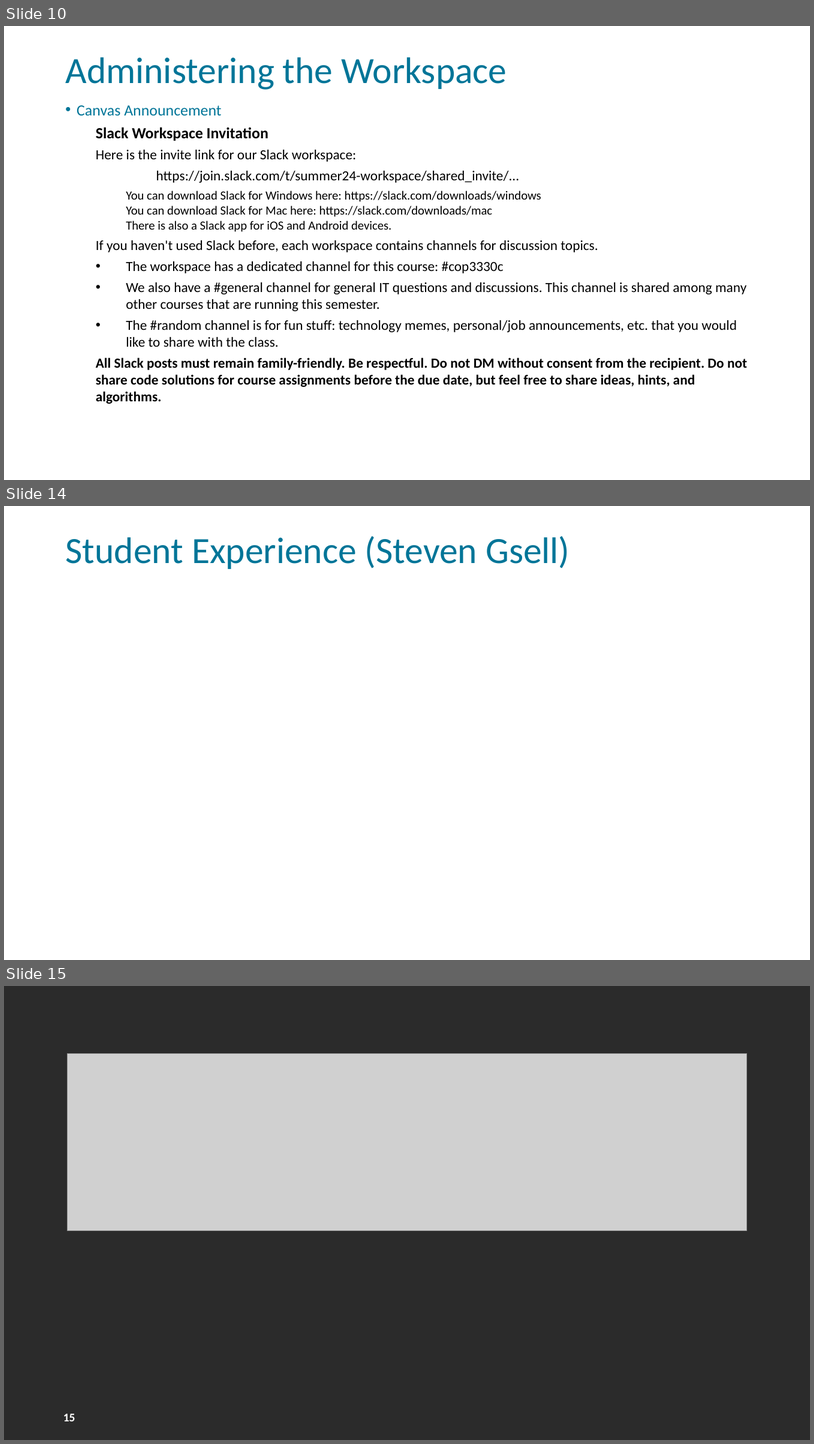
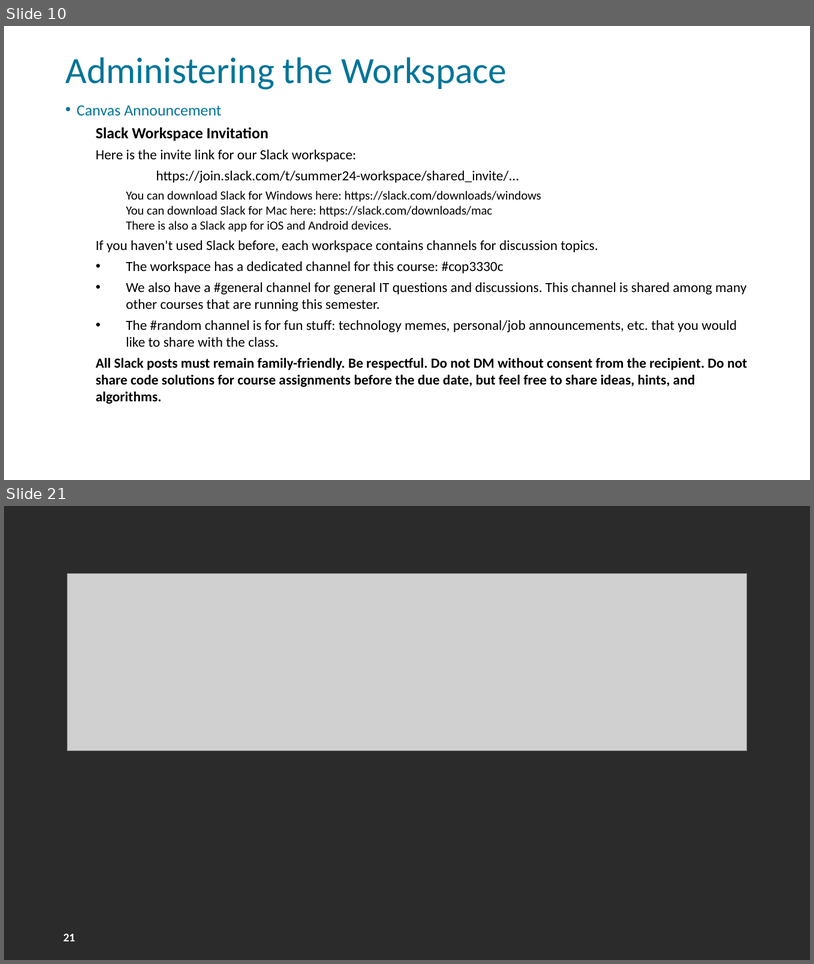
Before and after one commit to FSCJ-FacultyDev/HITEC2024, a slide deck: LeveragingSlackForStudentCollaboration.pptx. Shown one above the other, each under a label of ours: slides 10, 14 and 15 before the commit, slides 10 and 21 after it; the slides between them are not shown. The pictures are 814x1444 and 814x964 pixels, drawn with LibreOffice and Linux fonts; fonts in the diff are those of the drawing; grey boxes stand for pictures; background and template pictures are left out; a plain dark background stands for a picture behind light text. Boxes give left, top, right and bottom in pixels: in the first picture for what was removed or moved away, otherwise in the second. Text is boxed around its words. In the diff, an @@ line names an element or a change of style, - is before the commit and + after.

```diff
--- a/LeveragingSlackForStudentCollaboration.pptx
+++ b/LeveragingSlackForStudentCollaboration.pptx
@@ slide 14 removed at (x1=4, y1=506, x2=810, y2=960), background picture (left out); not listed: 1 template element that a slide beside it also shows @@
@@ title removed at (x1=65, y1=536, x2=570, y2=569) @@
-Student Experience (Steven Gsell)
@@ what was slide 15 is now slide 21 @@
@@ page number at (x1=63, y1=933, x2=75, y2=941): text changed @@
-15
+21
```
Also in this commit, not shown: 3 slides changed, 7 slides added.
